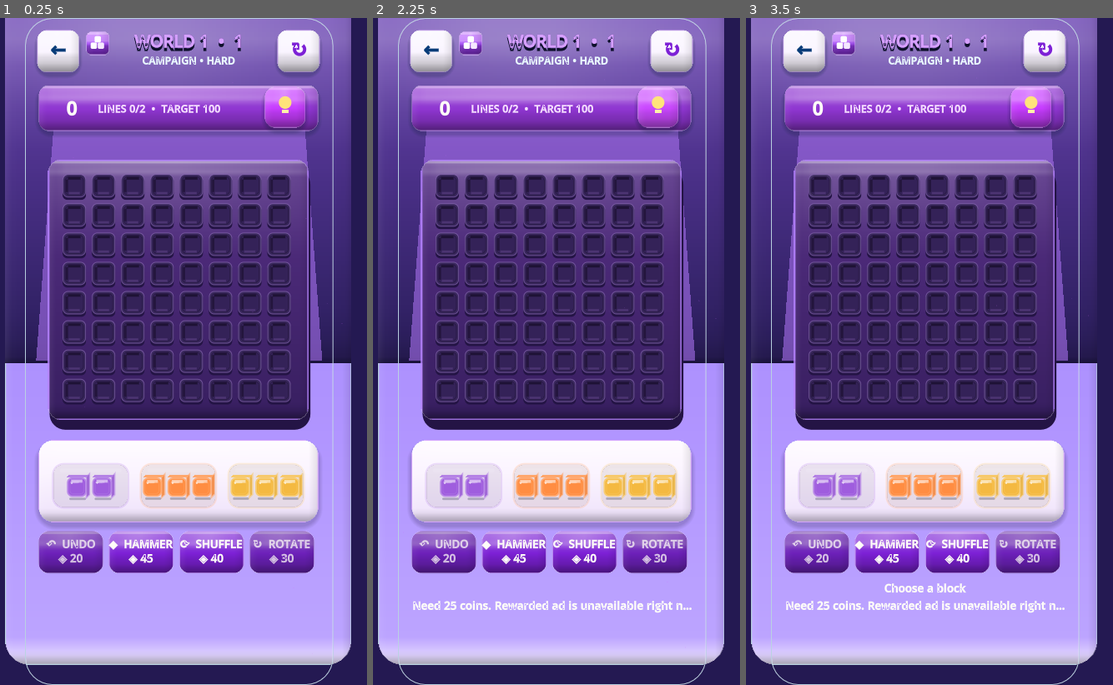
Above: before the commit, frames 1-3 (left to right).
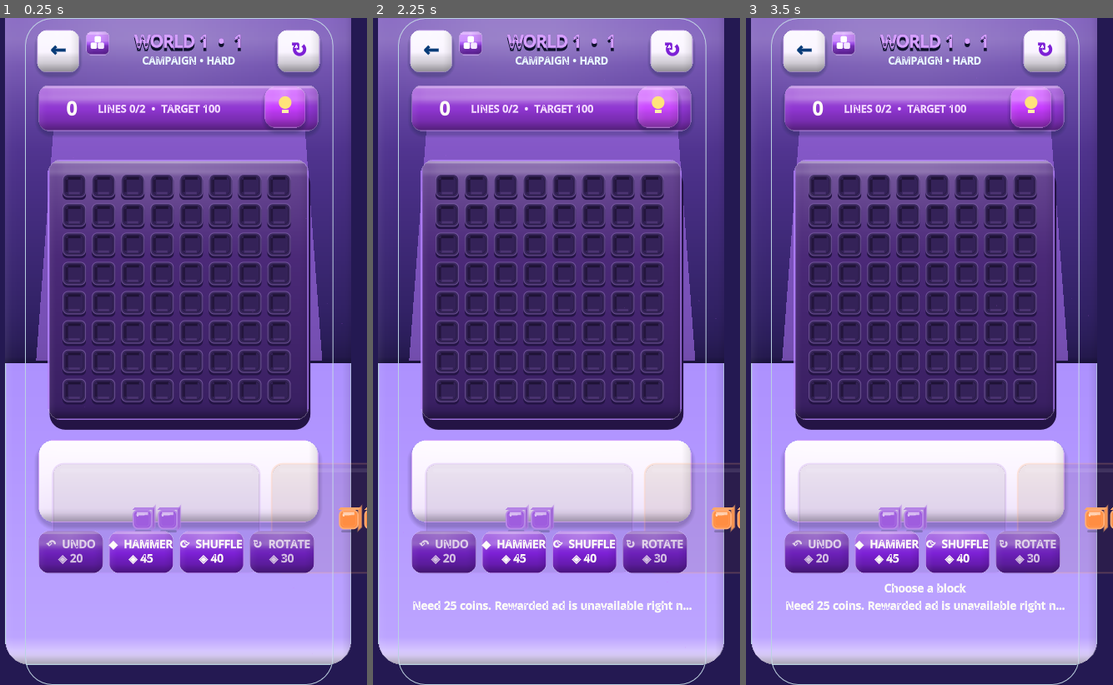
Above: after the commit, the same moments.

Repository: eghosa001/unjam
Game: Godot game, scene res://scenes/BlockPuzzle.tscn
The game is run twice, just before and just after one commit, with the same random seed, the same clock (stepped at 60 frames per second) and the same inputs. This scene is started directly instead of the project's main scene.
Inputs (mouse positions are in pixels of both pictures, inside the frame that each line leads up to):
- Up to frame 1 (0.25 s): no input
- Up to frame 2 (2.25 s): click "←" at 0.5 s; click "↻" at 1.25 s; click (659, 104) at 2 s
- Up to frame 3 (3.5 s): click (819, 184) at 2.77 s

The runs differ from the first frame. In frame 1, 2.6% of the frame differs, in the area x 14-100%, y 66-84%; in frame 2, 2.6%; in frame 3, 2.6%.

Commit message:
Honor responsive Block tray sizing

Diff:
--- a/scripts/game/block_puzzle_3d.gd
+++ b/scripts/game/block_puzzle_3d.gd
@@ -257,7 +257,9 @@
 	canvas.add_child(frame_border)
 
 func _tray_piece_button_size() -> Vector2:
-	return Vector2(104, 72)
+	# Preserve the responsive short/tall-phone sizing from the active motion layer.
+	# The old fixed 104x72 override squeezed three-cell pieces on compact phones.
+	return super._tray_piece_button_size()
 
 func load_level() -> void:
 	_clear_transition_active = false
